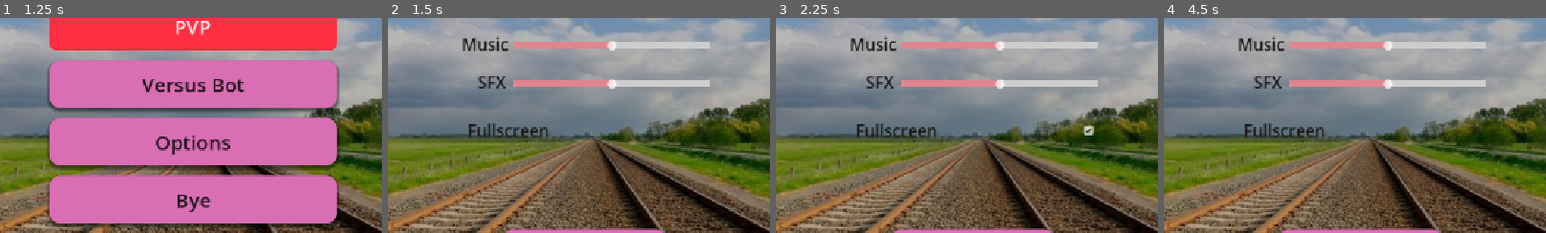
Above: before the commit, frames 1-4 (left to right).
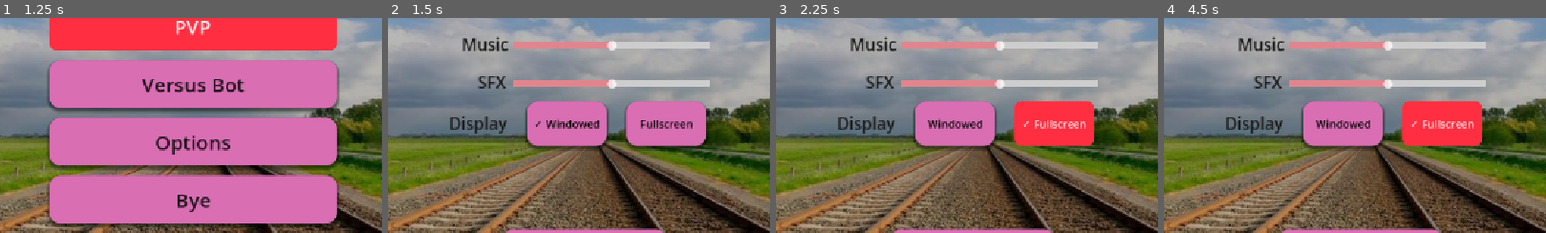
Above: after the commit, the same moments.

Repository: NguyenDucAnh20235585/monorail-godot
Game: Godot game, scene res://scenes/main_menu/main_menu.tscn
Same seed, same stepped clock (60 frames per second), same inputs: the game is played once before the commit and once after it. This scene is started directly instead of the project's main scene.
Inputs (mouse positions are % of the whole screen's width and height, from its top left):
- Up to frame 1 (1.25 s): click "PVP" at 0.5 s
- Up to frame 2 (1.5 s): click "Options" at 1.25 s
- Up to frame 3 (2.25 s): click (66, 54) at 2.02 s
- Up to frame 4 (4.5 s): click (48, 53) at 2.75 s, where only the run after the commit has a clickable "Windowed"; click (48, 53) at 3.5 s, where only the run after the commit has a clickable "✓ Windowed"; click (66, 54) at 4.27 s
The pictures show only the part of the screen within x 25-75%, y 28-78%; the shares and areas given below are measured in that part.

Frame 1 is identical in both runs. In frame 2, 10% of the frame differs, in the area x 16-84%, y 38-62%; in frame 3, 9.9%; in frame 4, 9.9%.

Commit message:
feat: complete main menu and settings ui - anh.nd

Diff:
--- /dev/null
+++ b/scenes/main_menu/display.gd
@@ -0,0 +1 @@
+extends HBoxContainer
--- /dev/null
+++ b/scenes/main_menu/display_section.gd
@@ -0,0 +1,25 @@
+extends HBoxContainer
+
+@onready var windowed_button: Button = $WindowedButton
+@onready var fullscreen_button: Button = $FullscreenButton
+
+func _ready():
+	update_indicator()
+
+func _on_windowed_button_pressed():
+	DisplayServer.window_set_mode(DisplayServer.WINDOW_MODE_WINDOWED)
+	update_indicator()
+
+func _on_fullscreen_button_pressed():
+	DisplayServer.window_set_mode(DisplayServer.WINDOW_MODE_FULLSCREEN)
+	update_indicator()
+
+func update_indicator():
+	var mode = DisplayServer.window_get_mode()
+
+	if mode == DisplayServer.WINDOW_MODE_FULLSCREEN:
+		windowed_button.text = "Windowed"
+		fullscreen_button.text = "✓ Fullscreen"
+	else:
+		windowed_button.text = "✓ Windowed"
+		fullscreen_button.text = "Fullscreen"
--- a/scenes/main_menu/main_menu.tscn
+++ b/scenes/main_menu/main_menu.tscn
@@ -5,7 +5,7 @@
 [ext_resource type="FontFile" uid="uid://dl7sgbrkes2vd" path="res://assets/font/ARCADECLASSIC.TTF" id="2_0ebjn"]
 [ext_resource type="AudioStream" uid="uid://kxmvbj2xkr6s" path="res://assets/soundtracks/Piano 6.ogg" id="4_uqeha"]
 [ext_resource type="Script" uid="uid://cqldyfbrhtlxg" path="res://scenes/main_menu/audio_control.gd" id="4_wem23"]
-[ext_resource type="Script" uid="uid://noiw1jkej6b0" path="res://scenes/main_menu/full_screen_control.gd" id="5_3ovsr"]
+[ext_resource type="Script" uid="uid://bhjrnyefa0xyl" path="res://scenes/main_menu/display_section.gd" id="5_3ovsr"]
 
 [sub_resource type="StyleBoxTexture" id="StyleBoxTexture_3owqy"]
 texture = ExtResource("1_0ebjn")
@@ -273,27 +273,40 @@
 script = ExtResource("4_wem23")
 audio_bus_name = "SFX"
 
-[node name="FullscreenRow" type="HBoxContainer" parent="Options" unique_id=832257808]
+[node name="DisplaySection" type="HBoxContainer" parent="Options" unique_id=832257808]
 layout_mode = 0
-offset_left = 122.0
-offset_top = 199.0
-offset_right = 486.0
-offset_bottom = 266.0
-
-[node name="Label" type="Label" parent="Options/FullscreenRow" unique_id=1948814325]
-layout_mode = 2
-size_flags_horizontal = 3
+offset_left = 94.0
+offset_top = 188.0
+offset_right = 482.0
+offset_bottom = 255.0
+theme_override_constants/separation = 30
+script = ExtResource("5_3ovsr")
+
+[node name="Label" type="Label" parent="Options/DisplaySection" unique_id=1948814325]
+layout_mode = 2
 theme_override_colors/font_color = Color(0.09923177, 0.09923177, 0.09923177, 1)
 theme_override_colors/font_shadow_color = Color(0.093160845, 0.093160845, 0.09316083, 0)
 theme_override_font_sizes/font_size = 25
-text = "Fullscreen"
-vertical_alignment = 1
-
-[node name="FullScreenControl" type="CheckBox" parent="Options/FullscreenRow" unique_id=26409810]
+text = "Display"
+vertical_alignment = 1
+
+[node name="WindowedButton" type="Button" parent="Options/DisplaySection" unique_id=120170295]
+custom_minimum_size = Vector2(120, 30)
 layout_mode = 2
 theme_override_colors/font_color = Color(0, 0, 0, 1)
-theme_override_font_sizes/font_size = 30
-script = ExtResource("5_3ovsr")
+theme_override_styles/normal = SubResource("StyleBoxFlat_3owqy")
+theme_override_styles/pressed = SubResource("StyleBoxFlat_0ebjn")
+theme_override_styles/hover = SubResource("StyleBoxFlat_ob46e")
+text = "Windowed"
+
+[node name="FullscreenButton" type="Button" parent="Options/DisplaySection" unique_id=1658512770]
+custom_minimum_size = Vector2(120, 30)
+layout_mode = 2
+theme_override_colors/font_color = Color(0.009317472, 0.009317516, 0.009317483, 1)
+theme_override_styles/normal = SubResource("StyleBoxFlat_3owqy")
+theme_override_styles/pressed = SubResource("StyleBoxFlat_0ebjn")
+theme_override_styles/hover = SubResource("StyleBoxFlat_ob46e")
+text = "FullScreen"
 
 [node name="AudioStreamPlayer2D" type="AudioStreamPlayer2D" parent="." unique_id=282359540]
 stream = ExtResource("4_uqeha")
@@ -304,4 +317,5 @@
 [connection signal="pressed" from="Options/Close" to="." method="_on_close_options_pressed"]
 [connection signal="value_changed" from="Options/AudioControl" to="Options/AudioControl" method="_on_value_changed"]
 [connection signal="value_changed" from="Options/SFXControl" to="Options/SFXControl" method="_on_value_changed"]
-[connection signal="toggled" from="Options/FullscreenRow/FullScreenControl" to="Options/FullscreenRow/FullScreenControl" method="_on_toggled"]
+[connection signal="pressed" from="Options/DisplaySection/WindowedButton" to="Options/DisplaySection" method="_on_windowed_button_pressed"]
+[connection signal="pressed" from="Options/DisplaySection/FullscreenButton" to="Options/DisplaySection" method="_on_fullscreen_button_pressed"]
Not shown, added: scenes/main_menu/display.gd.uid
Not shown, added: scenes/main_menu/display_section.gd.uid
